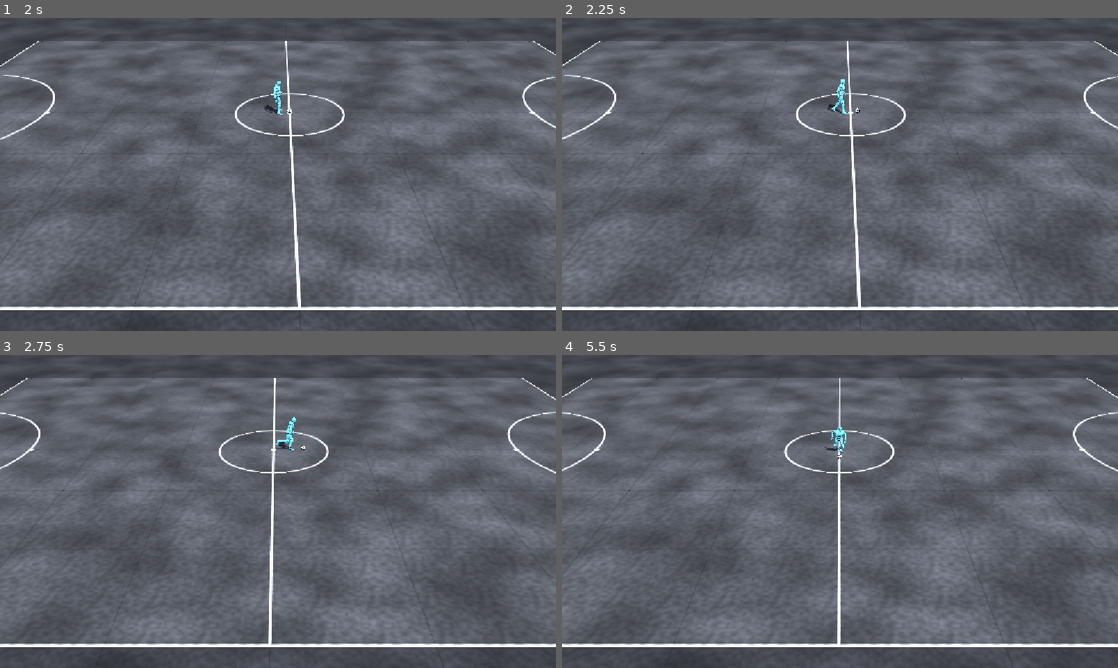
Above: before the commit, frames 1-4 (two rows, left to right).
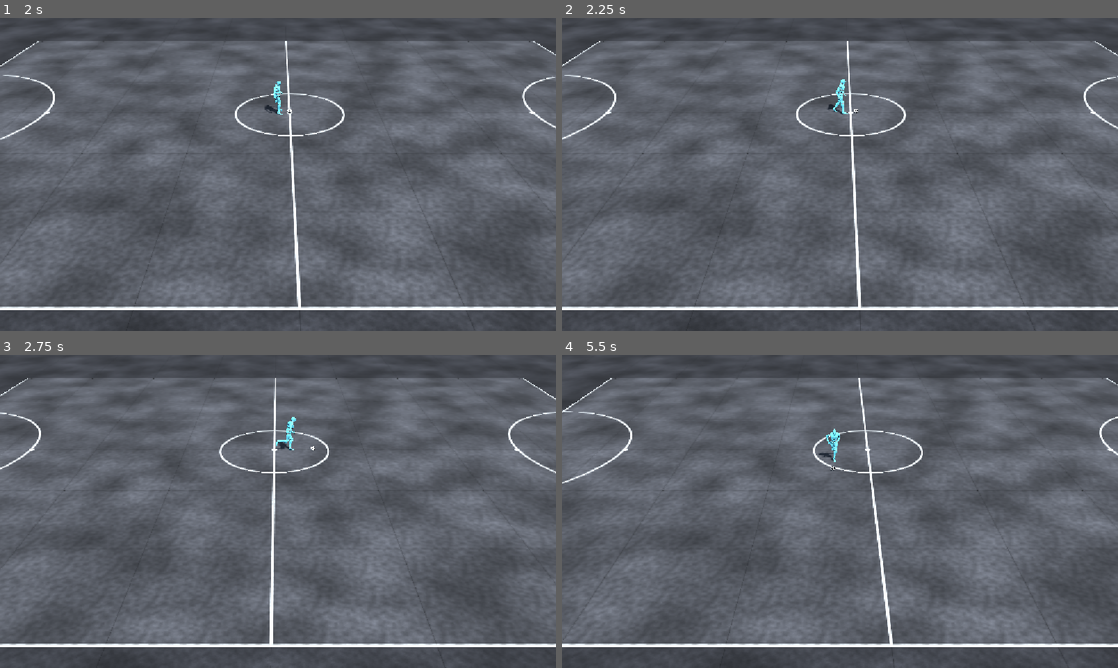
Above: after the commit, the same moments.

Repository: mertgurgenyatagi/project-deca
Game: Godot game, scene res://scenes/main.tscn
Two runs of this game, one before a commit and one after it. Both use one fixed random seed, a clock stepped at 60 frames per second and the inputs below.
Inputs (mouse positions are in pixels of both pictures, inside the frame that each line leads up to):
- Up to frame 1 (2 s): tap Enter at 0.5 s; move the mouse to (400, 158) at 0.52 s; hold Right (move_right) 0.53-1.25 s; hold Shift (sprint) 0.53-1.25 s; click (400, 158) at 0.67 s; tap Space at 0.77 s; drag from (166, 190) to (250, 237) at 1.27 s
- Up to frame 2 (2.25 s): move the mouse to (895, 105) at 2.02 s; hold Right (move_right) from 2.03 s (still down); hold Shift (sprint) from 2.03 s (still down)
- Up to frame 3 (2.75 s): keep holding Right (move_right); keep holding Shift (sprint)
- Up to frame 4 (5.5 s): release Right (move_right) at 2.75 s; release Shift (sprint) at 2.75 s; drag from (812, 574) to (673, 464) at 2.77 s; move the mouse to (1006, 558) at 3.52 s; hold Left (move_left) 3.53-4.25 s; hold Shift (sprint) 3.53-4.25 s; tap Space at 3.77 s; drag from (673, 464) to (756, 433) at 4.27 s; move the mouse to (867, 511) at 5.02 s; hold Down (move_down) from 5.03 s (still down); hold Shift (sprint) from 5.03 s (still down); click (867, 511) at 5.17 s

Frame 1 is identical in both runs. In frame 2, less than 0.1% of the frame differs, in the area x 5-54%, y 8-91%; in frame 3, 0.9%; in frame 4, 13%, in the area x 0-100%, y 0-100%.

Commit message:
Revert jog-every-step touches and reach-for-ball (felt artificial)
The ball was touched on every step, so it held an almost fixed spot in
front of the hips (0.55-0.66 m), and the steering between touches ran
4x higher, constantly holding it there. The 0.75 m chase reach was
larger than that spot, so any input made an instant touch: the ball
answered the keys at once, as if attached.

This reverts commit e18c566.

Co-Authored-By: Claude Opus 5.5 <noreply@anthropic.com>

Diff:
--- a/tavernaball/scripts/dribble.gd
+++ b/tavernaball/scripts/dribble.gd
@@ -31,8 +31,8 @@
 @export_group("Touches")
 ## Foot for the first touch after taking the ball, and the side the ball rests on.
 @export var preferred_foot := Foot.RIGHT
-## Steps between touches at a jog (1 = every step, alternating feet).
-@export var jog_touch_steps := 1
+## Steps between touches at a jog (2 = one stride, the same foot each time).
+@export var jog_touch_steps := 2
 ## Steps between touches at a full sprint.
 @export var sprint_touch_steps := 4
 ## Input this far off the facing (degrees) halves the knock length.
@@ -42,7 +42,7 @@
 ## Toe tip length past the toe joint (m).
 @export var toe_tip := 0.06
 ## Ball sits this far to the outside of the touching foot (m).
-@export var touch_side_offset := 0.02
+@export var touch_side_offset := 0.04
 ## Ball's speed arriving at the next touch, as a share of the player's.
 @export var arrival_speed_ratio := 0.4
 ## A touch sends the ball at most this many times the player's speed...
@@ -82,10 +82,6 @@
 ## A held ball this close to the hips (m) counts as at the feet: a waiting
 ## change of direction can be made with a touch.
 @export var control_reach := 0.5
-## While a change waits, the player reaches for the ball: a toe this close to
-## its surface (m), or the ball this close to the hips (m), makes the touch.
-@export var reach_for_ball := 0.2
-@export var chase_reach := 0.75
 const PREDICT_STEP := 1.0 / 60.0
 const PREDICT_HORIZON := 2.5
 ## Below this predicted speed (m/s) at the next touch, the ball is brought to rest instead.
@@ -417,7 +413,7 @@
 	if input != Vector2.ZERO:
 		var off := absf(angle_difference(_player.yaw, atan2(input.x, input.y)))
 		steps *= clampf(1.0 - 0.5 * rad_to_deg(off) / turn_shorten_angle, 0.5, 1.0)
-	return maxi(roundi(steps), 1)
+	return maxi(roundi(steps), 2)
 
 
 ## Where the ball should next arrive, when, and how fast.
@@ -589,18 +585,17 @@
 		# A foot ran into the ball: that is a touch, and it pushes the ball away.
 		_touch("contact", contact)
 	elif _direction_pending() and _since_touch > CONTACT_COOLDOWN \
-			and (contact.gap < reach_for_ball or _ground(ball.position).distance_to(_hips()) <= chase_reach):
-		# The player reaches for the ball: make the waiting change with this touch.
+			and (contact.gap < touch_reach or _ground(ball.position).distance_to(_hips()) <= control_reach):
+		# The foot has reached the ball: make the waiting change with this touch.
 		_touch("control")
 	elif _clamped and contact.gap < touch_reach and _since_touch > TOUCH_COOLDOWN:
 		_touch("early")
 
 	var pending := _direction_pending()
 	if pending and not _was_pending and not _resting:
-		# A change is waiting: the player goes for the ball. The next touch
-		# moves to the very next foot swing, and the ball is touched as soon
-		# as a toe can reach for it.
-		_touch_after(0.25, -1)
+		# A change is waiting: bring the next touch forward to the next step,
+		# and let the ball be touched early as soon as a toe reaches it.
+		_touch_after(0.5, -1)
 		_clamped = true
 	_was_pending = pending
 
Not shown, changed: docs/touch-dribbling.md
